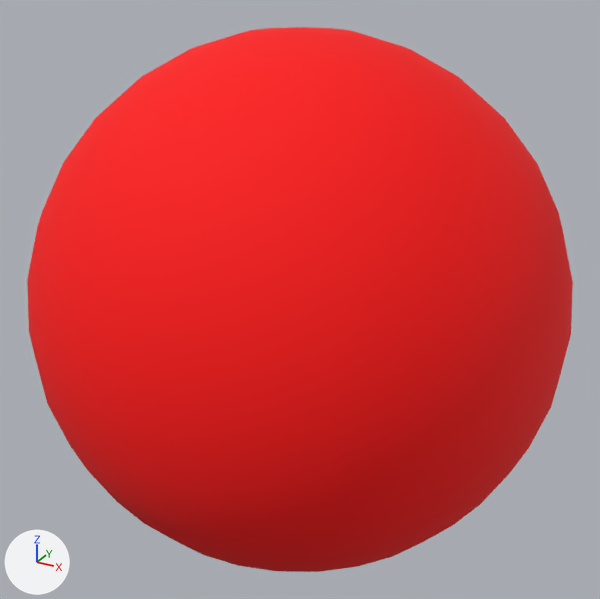
The FBX model GameTemplate/Game/Assets/modelData/sphere/sphere2.FBX, before and after one commit.
Rendered twice from a camera (50 mm lens) standing at (0.642, -1.167, 0.583) and looking at (0.0, 0.0, 0.0). Every picture has the same lights, and +X, +Y and +Z are marked at lower left. Where no turn or scale is listed for an object, it has been applied to the vertices.

Before the edit, the objects in view are built like this:
```python
me_mesh = bpy.data.meshes.new('Mesh')
me_mesh.from_pydata(...)  # a UV sphere (32 segments, 16 rings, poles along z) spanning x -0.453..0.453, y -0.453..0.453, z -0.453..0.453
me_mesh.materials.append(mat_material__25)  # picture img_sphere2_png
ob_sphere001 = bpy.data.objects.new('Sphere001', me_mesh)
ob_sphere001.location = (0.0, 0.0, 0.0)
```
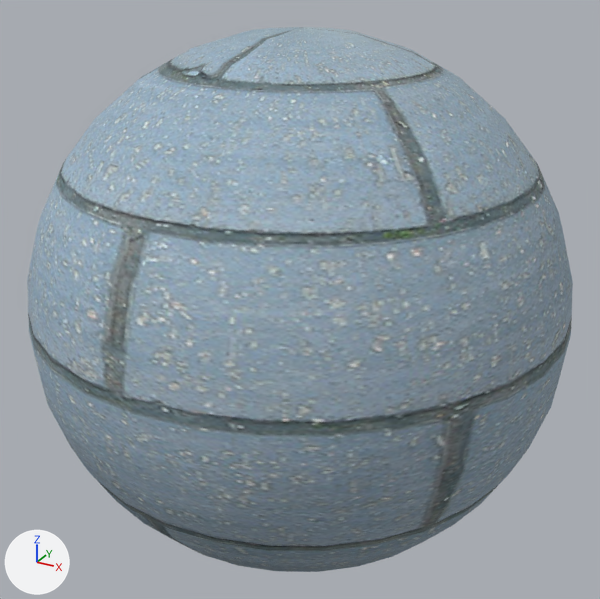
The newer file is also rescaled (x0.544) as a whole; pictures and numbers use the older file's frame.

Changed parts and their boxes [x1, y1, x2, y2] in the pictures (600 x 599 px):
'Sphere001', recoloured
    both: [27, 27, 573, 572]

Diff of the bpy script that builds the scene:
```diff
--- a/GameTemplate/Game/Assets/modelData/sphere/sphere2.FBX.py
+++ b/GameTemplate/Game/Assets/modelData/sphere/sphere2.FBX.py
@@ img_bricks008_jpg @@
+img_bricks008_jpg = load_image('bricks008.jpg', 'bricks008.jpg', 699, 690, 'sRGB')
@@ mat_material__31 @@
+mat_material__31 = principled_material('Material #31')
+mat_material__31.texture = img_bricks008_jpg
+mat_material__31.roughness = 0.859
@@ me_mesh @@
 me_mesh.from_pydata(...)  # 482 vertices, 512 faces; spans x -0.453..0.453, y -0.453..0.453, z -0.453..0.453
-me_mesh.materials.append(mat_material__25)  # picture img_sphere2_png
+me_mesh.materials.append(mat_material__31)  # picture img_bricks008_jpg
```
